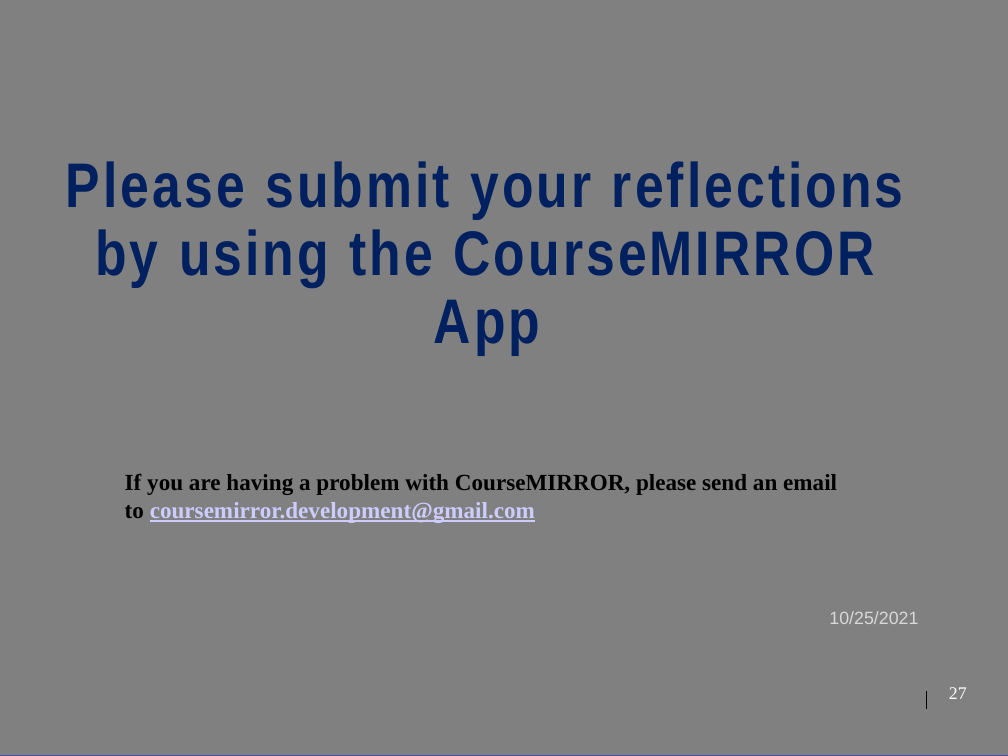
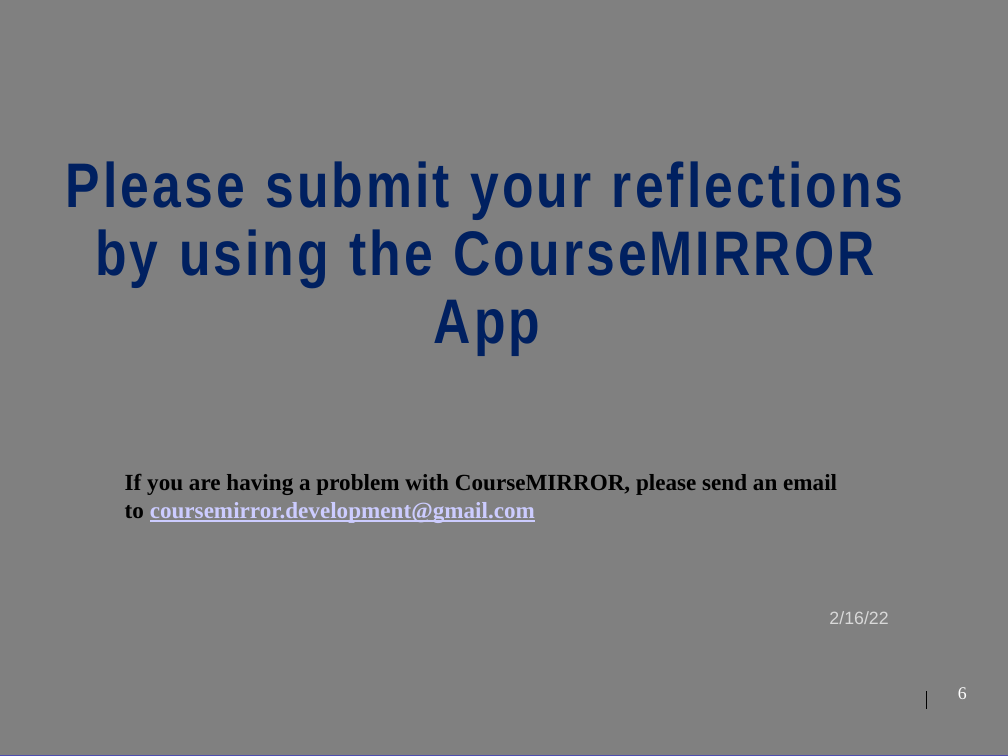
Before and after one commit to cs1501-2224/handouts, a slide deck: slide 6 of DraftSlides/Lecture13.pptx (slide 27 before the commit). Drawn at 1008x756 pixels with LibreOffice and Linux fonts; fonts in the diff are those of the drawing; background and template pictures are left out. Boxes give left, top, right and bottom in pixels: in the first picture for what was removed or moved away, otherwise in the second. Text is boxed around its words. In the diff, an @@ line names an element or a change of style, - is before the commit and + after.

Commit message:
Lecture 10

```diff
--- a/DraftSlides/Lecture13.pptx
+++ b/DraftSlides/Lecture13.pptx
@@ text at (x1=829, y1=611, x2=888, y2=624): text changed @@
-10/25/2021
+2/16/22
@@ page number at (x1=958, y1=687, x2=967, y2=699): text changed @@
-27
+6
```
Also in this commit, not shown: 21 slides removed, 4 other files.
